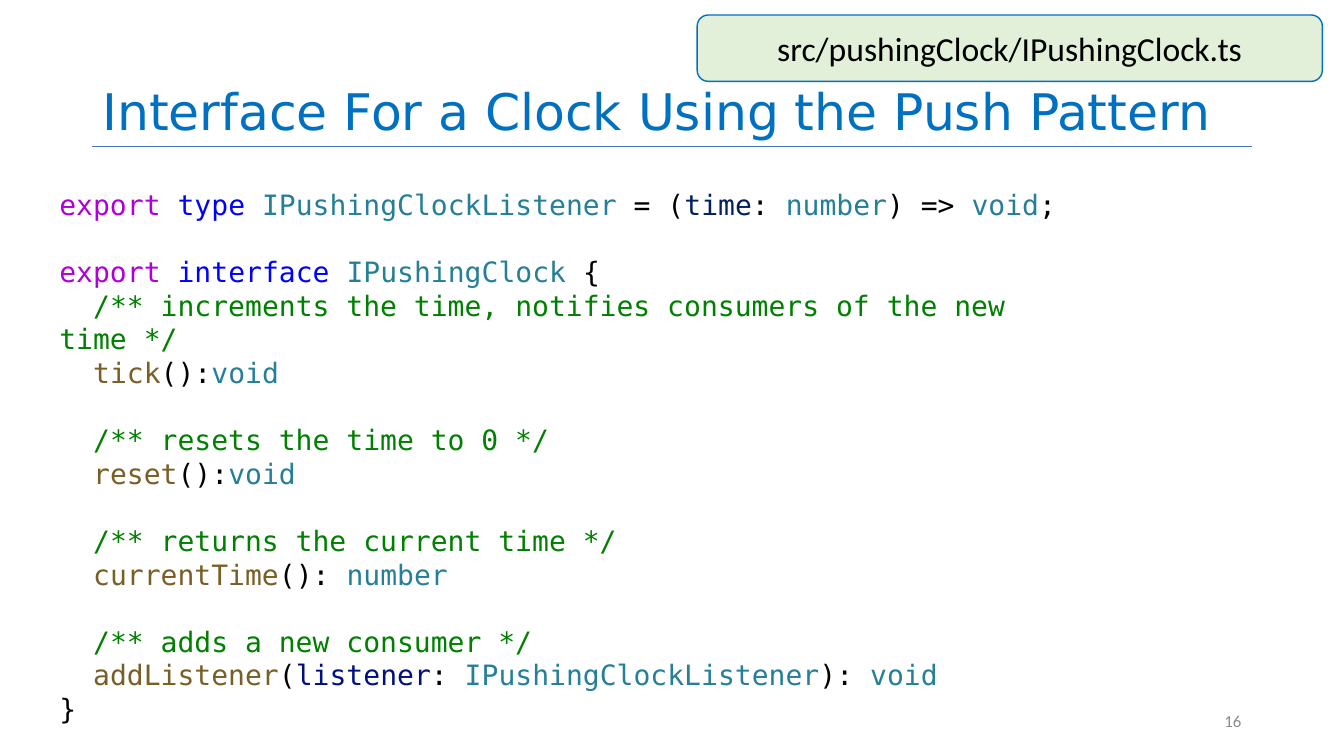
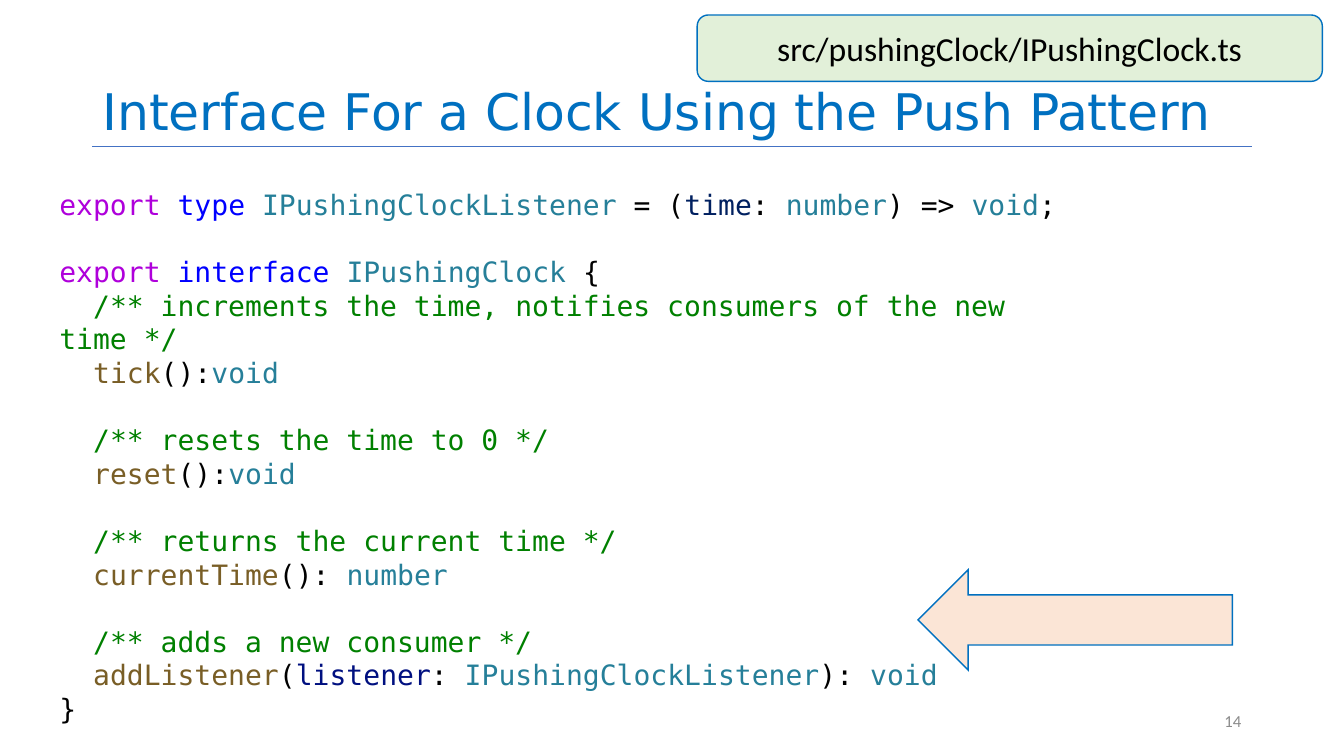
Before and after one commit to neu-se/CS4530-Spring-2026, a slide deck: slide 14 of Slides/Module 11.1 Interaction-Level Design.pptx (slide 16 before the commit). Drawn at 1344x756 pixels with LibreOffice and Linux fonts; fonts in the diff are those of the drawing. Boxes give left, top, right and bottom in pixels: in the first picture for what was removed or moved away, otherwise in the second. Text is boxed around its words. In the diff, an @@ line names an element or a change of style, - is before the commit and + after.

```diff
--- a/Slides/Module 11.1 Interaction-Level Design.pptx
+++ b/Slides/Module 11.1 Interaction-Level Design.pptx
@@ left arrow added at (919,570,1233,670), fill #FBE5D6, outline #0070C0 1 pt @@
@@ page number at (1224,716,1241,727): text changed @@
-16
+14
```
Also in this commit, not shown: 9 other slides changed, 6 slides added, 4 slides removed.
